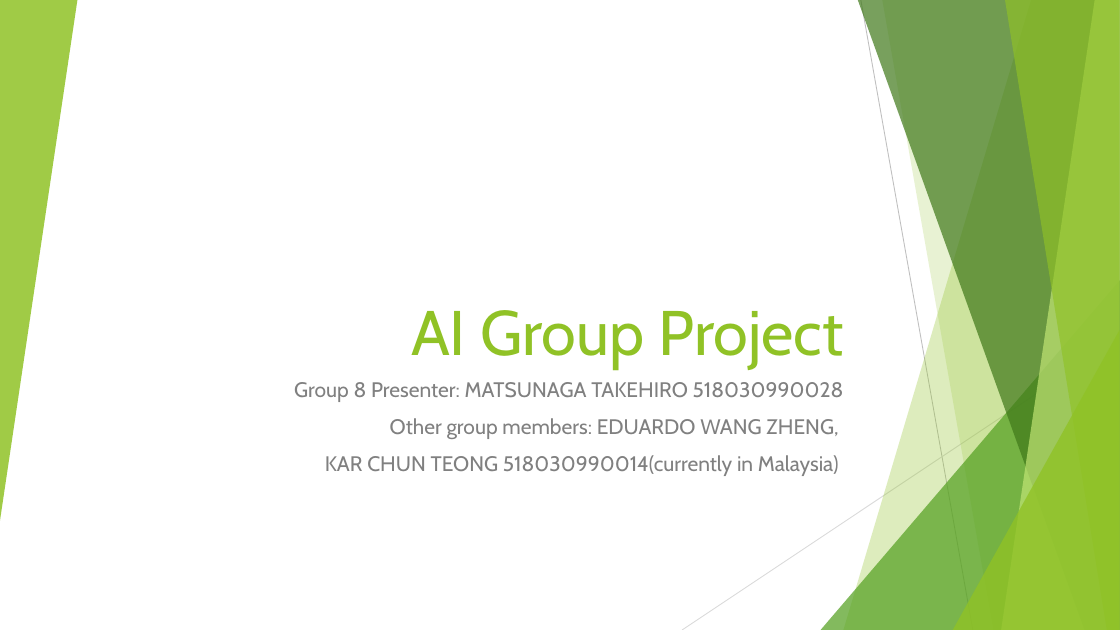
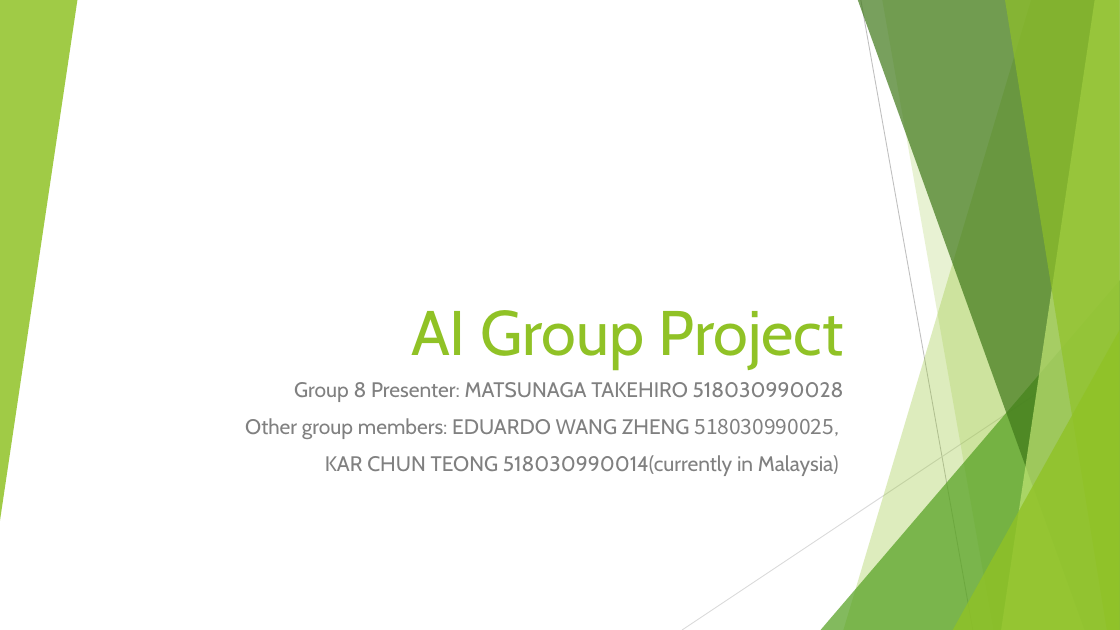
Before and after one commit to VongolaTeong/Multi-label-Classification-on-YouTube-8M, a slide deck: slide 1 of 518030990014.pptx. Drawn at 1120x630 pixels with LibreOffice and Linux fonts; fonts in the diff are those of the drawing. Boxes give left, top, right and bottom in pixels: in the first picture for what was removed or moved away, otherwise in the second. Text is boxed around its words. In the diff, an @@ line names an element or a change of style, - is before the commit and + after.

```diff
--- a/518030990014.pptx
+++ b/518030990014.pptx
@@ subtitle at bbox=[245, 418, 838, 439]: text changed @@
-Other group members: EDUARDO WANG ZHENG,
+Other group members: EDUARDO WANG ZHENG 518030990025,
```
Also in this commit, not shown: 1 other slide changed, 9 slides added, 5 other files.
